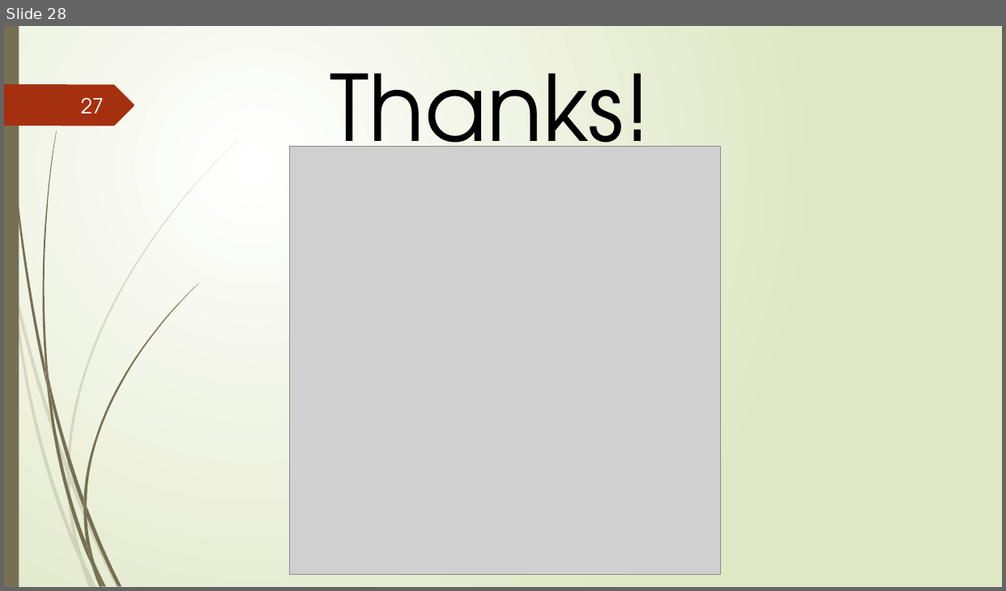
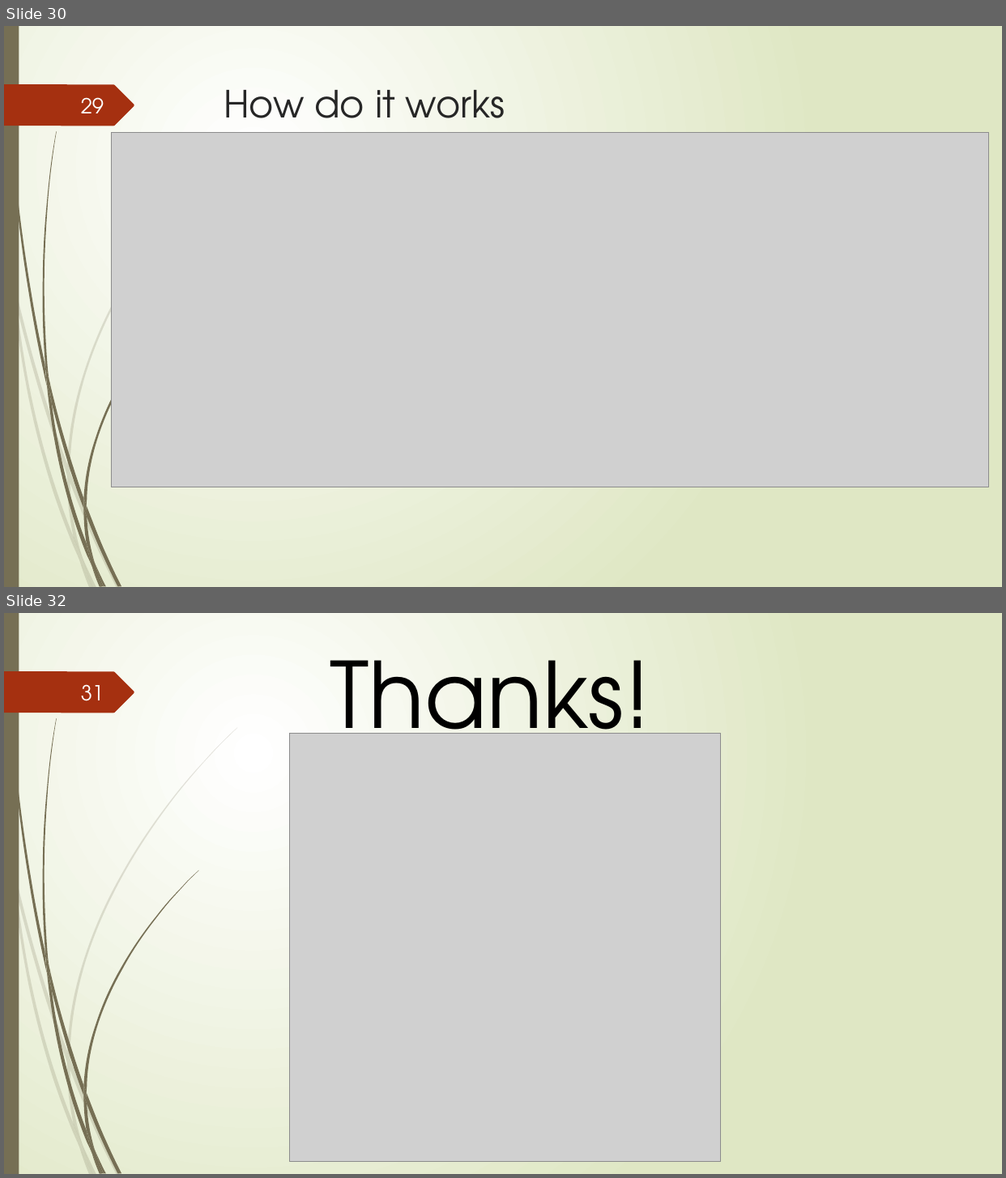
Before and after one commit to Ssstlis/talks, a slide deck: 4-03-20-pdt/PDT_intro.pptx. Shown one above the other, each under a label of ours: slide 28 before the commit, slides 30 and 32 after it; the slides between them are not shown. The pictures are 1006x591 and 1006x1178 pixels, drawn with LibreOffice and Linux fonts; fonts in the diff are those of the drawing; grey boxes stand for pictures. Boxes give left, top, right and bottom in pixels: in the first picture for what was removed or moved away, otherwise in the second. Text is boxed around its words. In the diff, an @@ line names an element or a change of style, - is before the commit and + after.

```diff
--- a/4-03-20-pdt/PDT_intro.pptx
+++ b/4-03-20-pdt/PDT_intro.pptx
@@ slide 30 added at (4, 26, 1002, 587), background gradient #FFFFFF to #DFE8C4; not listed: 24 template elements that a slide beside it also shows @@
@@ page number added at (81, 97, 104, 113), 20 pt, text #FEFFFF @@
+29
@@ title added at (224, 90, 505, 135), 36 pt, text #262626 @@
+How do it works
@@ picture added at (111, 132, 989, 488) @@
@@ what was slide 28 is now slide 32 @@
@@ page number at (81, 684, 104, 701): text changed @@
-27
+31
```
Also in this commit, not shown: 5 slides changed, 4 other slides added, 1 slide removed, 2 other files.
